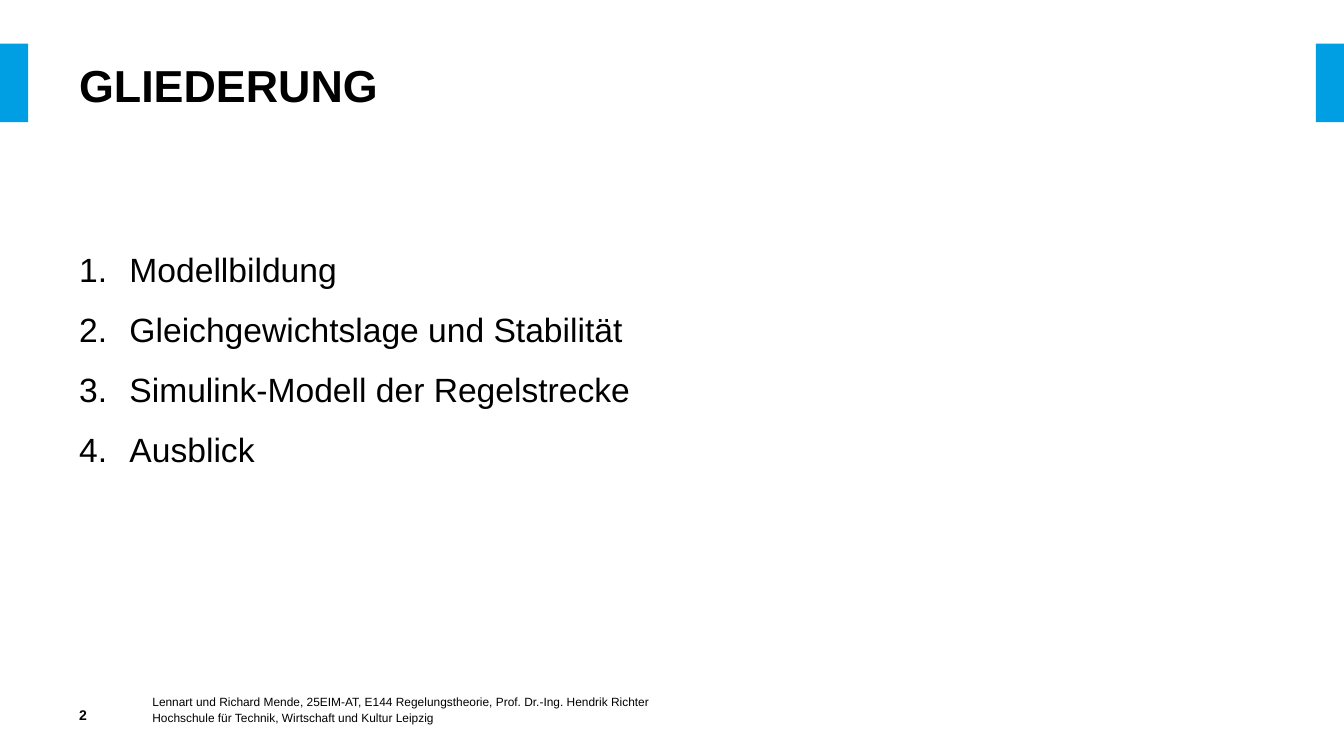
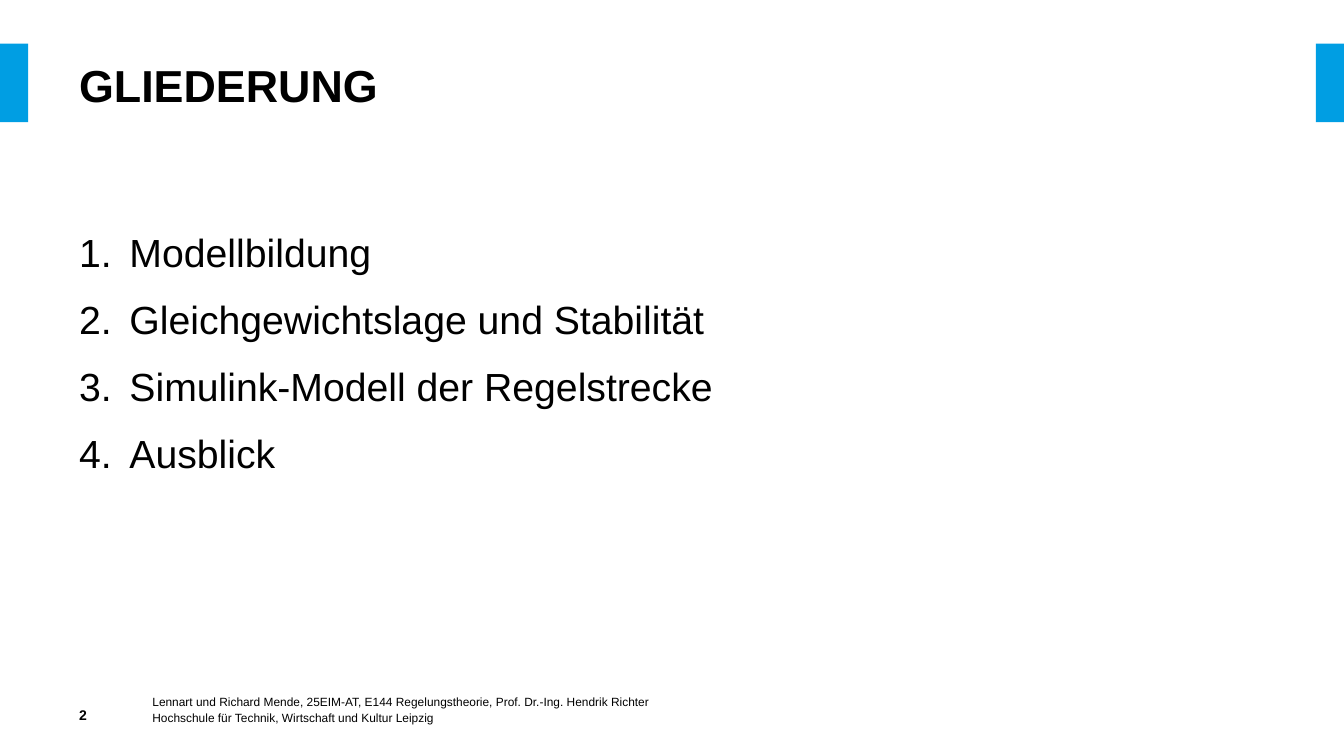
Before and after one commit to LennartMende/ColpittsOscillator, a slide deck: slide 2 of Zwischenpräsentation.pptx. Drawn at 1344x756 pixels with LibreOffice and Linux fonts; fonts in the diff are those of the drawing; background and template pictures are left out. Boxes give left, top, right and bottom in pixels: in the first picture for what was removed or moved away, otherwise in the second. Text is boxed around its words. In the diff, an @@ line names an element or a change of style, - is before the commit and + after.

```diff
--- a/Zwischenpräsentation.pptx
+++ b/Zwischenpräsentation.pptx
@@ text "Modellbildung" at [129,238,713,469]: size 24 to 28 pt @@
```
Also in this commit, not shown: 10 other slides changed.
